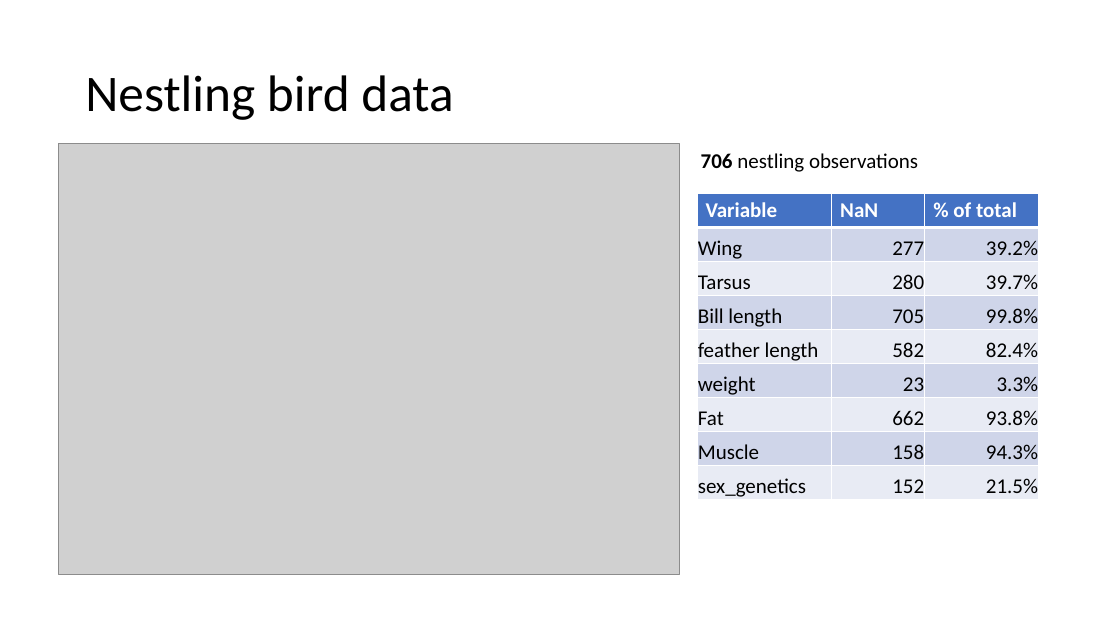
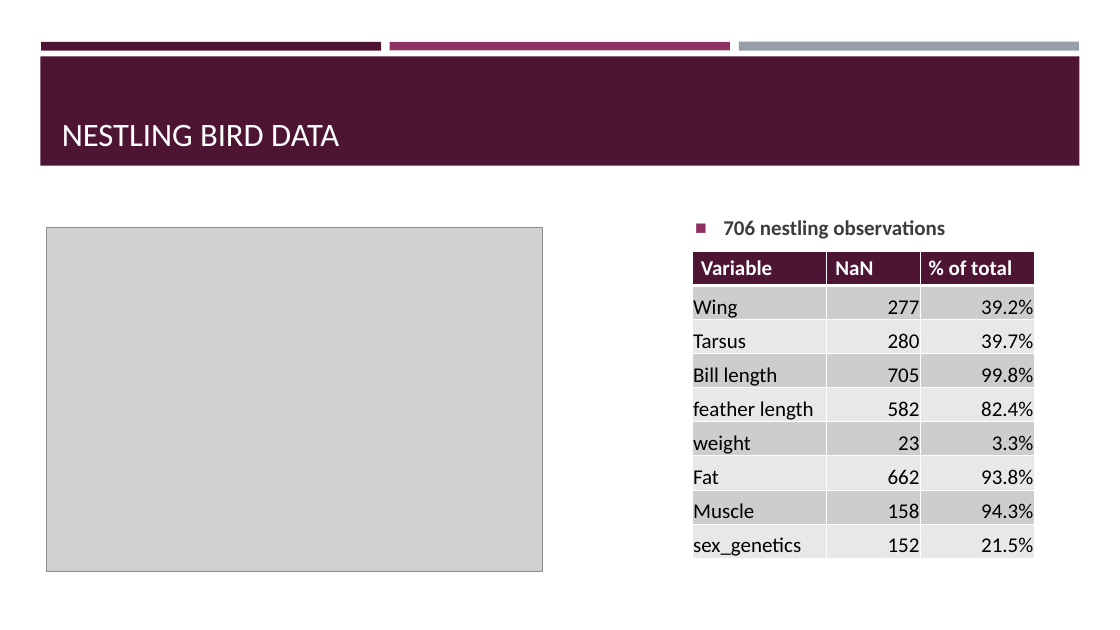
Before and after one commit to AlderCoder/Snow-finches, a slide deck: slide 14 of initial presentation.pptx (slide 13 before the commit). Drawn at 1120x630 pixels with LibreOffice and Linux fonts; fonts in the diff are those of the drawing; grey boxes stand for pictures. Boxes give left, top, right and bottom in pixels: in the first picture for what was removed or moved away, otherwise in the second. Text is boxed around its words. In the diff, an @@ line names an element or a change of style, - is before the commit and + after.

```diff
--- a/initial presentation.pptx
+++ b/initial presentation.pptx
@@ rectangle added at (40, 56, 1080, 166), fill #4D1434 @@
@@ rectangle added at (41, 42, 381, 50), fill #4D1434 @@
@@ rectangle added at (390, 42, 730, 50), fill #903163 @@
@@ rectangle added at (739, 42, 1079, 51), fill #969FA7 @@
@@ title "NESTLING BIRD DATA" at (62, 124, 339, 147): vertical alignment middle to bottom @@
@@ title at (62, 124, 339, 147): text changed; size 44 to 28 pt; text colour #000000 to #FFFFFF @@
-Nestling bird data
+NESTLING BIRD DATA
@@ text "706 nestling observations": place and size @@
-text "706 nestling observations" at (701, 153, 918, 172)
+text "706 nestling observations" at (723, 220, 945, 239)
@@ text "706 nestling observations" at (723, 220, 945, 239): text colour #000000 to #3D3D3D; bold on in "nestling observations"; bullet none to ■; more space between paragraphs; vertical alignment top to middle @@
@@ picture: place and size @@
-picture at (59, 144, 681, 575)
+picture at (46, 228, 543, 571)
@@ table at (692, 251, 1034, 560) @@
@@ fill #4472C4 to #4D1434 in row 1 @@
@@ fill #CFD5EA to #D0CCCE in 12 cells @@
@@ fill #E9EBF5 to #E9E7E8 in 12 cells @@
@@ table: place and size @@
-table at (697, 193, 1039, 501)
+table at (692, 251, 1034, 560)
```
Also in this commit, not shown: 19 other slides changed, 1 slide added.
